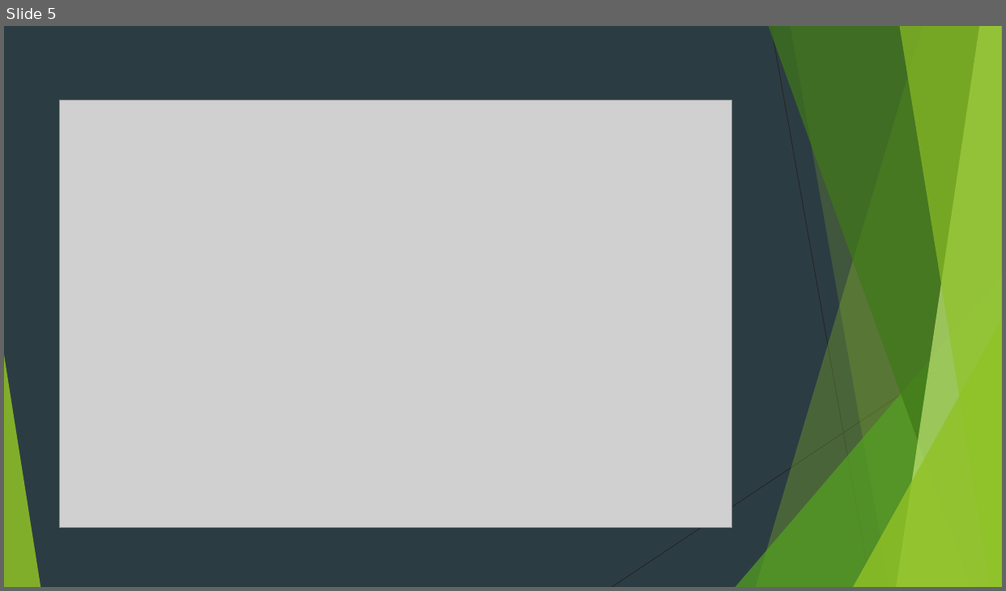
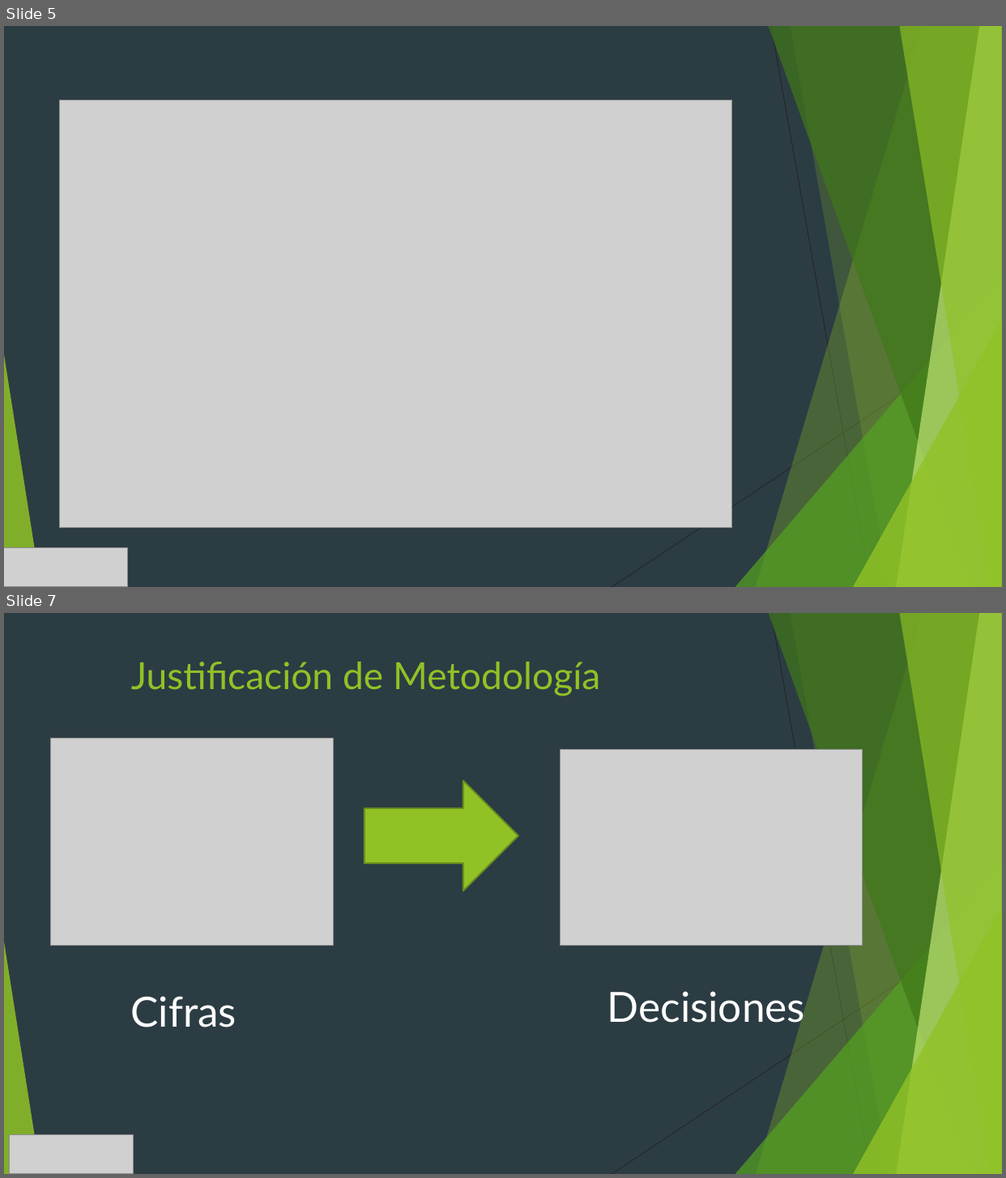
Before and after one commit to JefersonGuevara/Cru_Portal, a slide deck: Documentacion/SISTEMA DE INFORMACIÓN PARA LA GESTIÓN DE ADMISIONES.pptx. Shown one above the other, each under a label of ours: slide 5 before the commit, slides 5 and 7 after it; the slides between them are not shown. The pictures are 1006x591 and 1006x1178 pixels, drawn with LibreOffice and Linux fonts; fonts in the diff are those of the drawing; grey boxes stand for pictures. Boxes give left, top, right and bottom in pixels: in the first picture for what was removed or moved away, otherwise in the second. Text is boxed around its words. In the diff, an @@ line names an element or a change of style, - is before the commit and + after.

```diff
--- a/Documentacion/SISTEMA DE INFORMACIÓN PARA LA GESTIÓN DE ADMISIONES.pptx
+++ b/Documentacion/SISTEMA DE INFORMACIÓN PARA LA GESTIÓN DE ADMISIONES.pptx
@@ slide 7 added at <box>4,613,1002,1174</box>, background #2C3C43; not listed: 10 template elements that a slide beside it also shows @@
@@ title added at <box>131,662,600,696</box>, 36 pt, text #90C226 @@
+Justificación de Metodología
@@ picture added at <box>50,738,334,945</box> @@
@@ picture added at <box>560,750,863,945</box> @@
@@ right arrow added at <box>364,781,518,891</box>, fill #90C226, outline #6B901C 1.5 pt @@
@@ text added at <box>131,996,236,1028</box>, 40 pt, text #FFFFFF @@
+Cifras
@@ text added at <box>607,991,805,1023</box>, 40 pt, text #FFFFFF @@
+Decisiones
@@ picture added at <box>9,1135,134,1174</box> @@
@@ slide 5 changed as well @@
@@ picture added at <box>4,548,128,587</box> @@
```
Also in this commit, not shown: 11 other slides changed, 18 other slides added, 8 slides removed, 7 other files.
